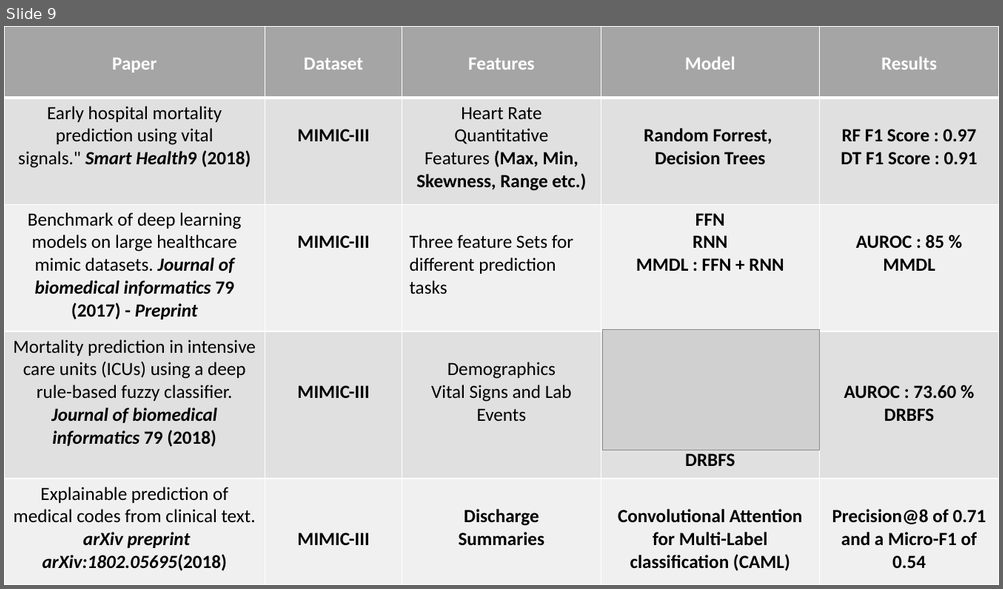
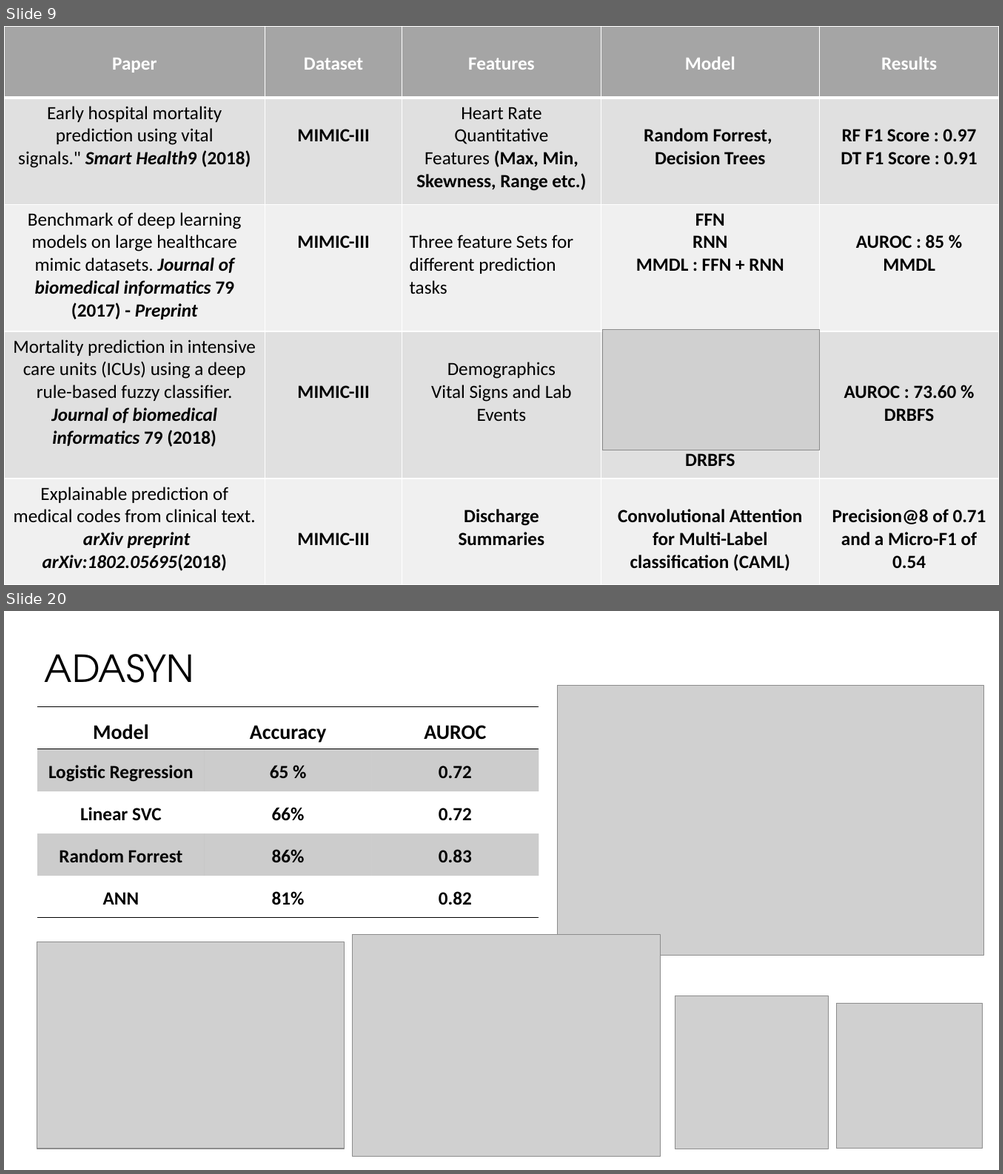
Before and after one commit to fmqbl/Predicting-Post-Procedural-Complications-Using-MIMICIII, a slide deck: ClinicalOutcomes.pptx. Shown one above the other, each under a label of ours: slide 9 before the commit, slides 9 and 20 after it; the slides between them are not shown. The pictures are 1003x589 and 1003x1174 pixels, drawn with LibreOffice and Linux fonts; fonts in the diff are those of the drawing; grey boxes stand for pictures. Boxes give left, top, right and bottom in pixels: in the first picture for what was removed or moved away, otherwise in the second. Text is boxed around its words. In the diff, an @@ line names an element or a change of style, - is before the commit and + after.

```diff
--- a/ClinicalOutcomes.pptx
+++ b/ClinicalOutcomes.pptx
@@ slide 20 added at (x1=4, y1=611, x2=999, y2=1170), background #FFFFFF @@
@@ text added at (x1=45, y1=654, x2=194, y2=683), 36 pt, text #000000 @@
+ADASYN
@@ picture added at (x1=558, y1=685, x2=984, y2=955) @@
@@ table added at (x1=37, y1=707, x2=539, y2=918), 5 rows, 3 columns @@
+Model | Accuracy | AUROC
+Logistic Regression | 65 % | 0.72
+Linear SVC | 66% | 0.72
+Random Forrest | 86% | 0.83
+ANN | 81% | 0.82
@@ picture added at (x1=37, y1=943, x2=344, y2=1149) @@
@@ picture added at (x1=353, y1=935, x2=660, y2=1157) @@
@@ picture added at (x1=674, y1=996, x2=828, y2=1149) @@
@@ picture added at (x1=836, y1=1003, x2=982, y2=1149) @@
```
Also in this commit, not shown: 6 slides changed, 18 other slides added, 14 slides removed, 1 other file.
